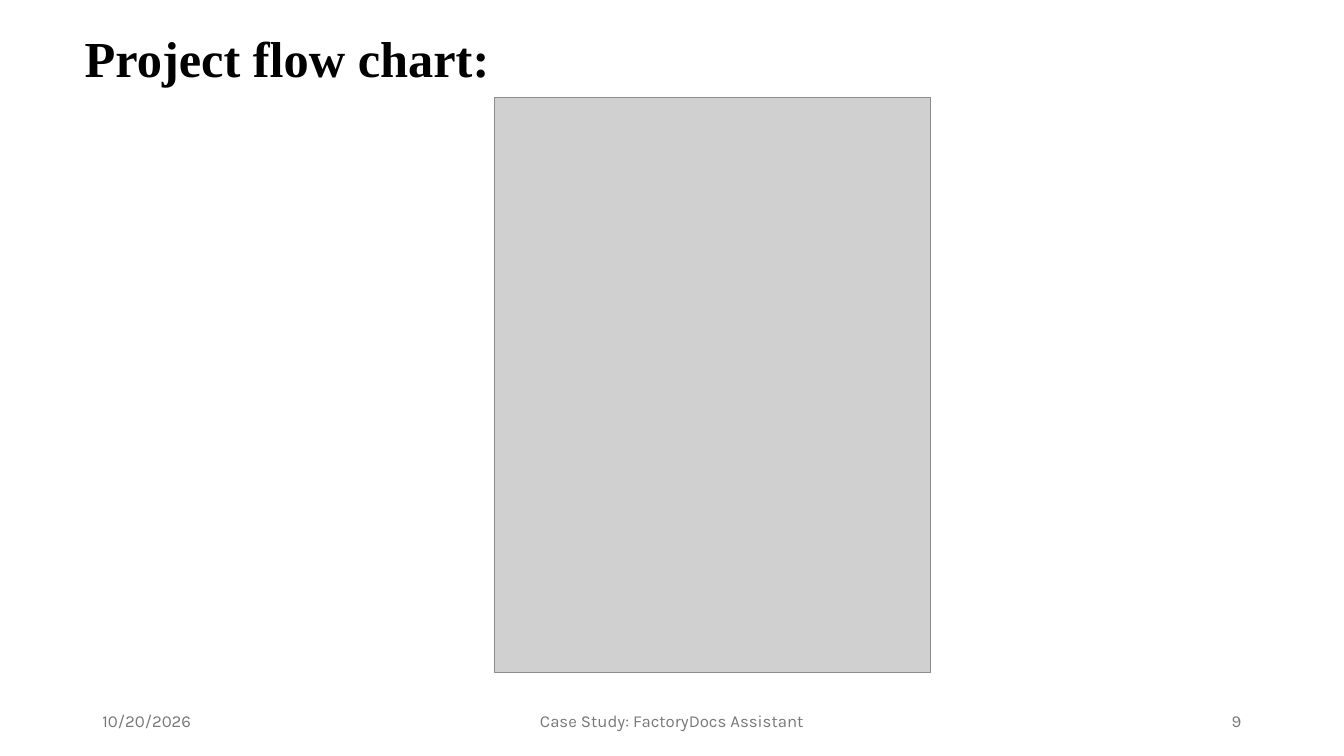
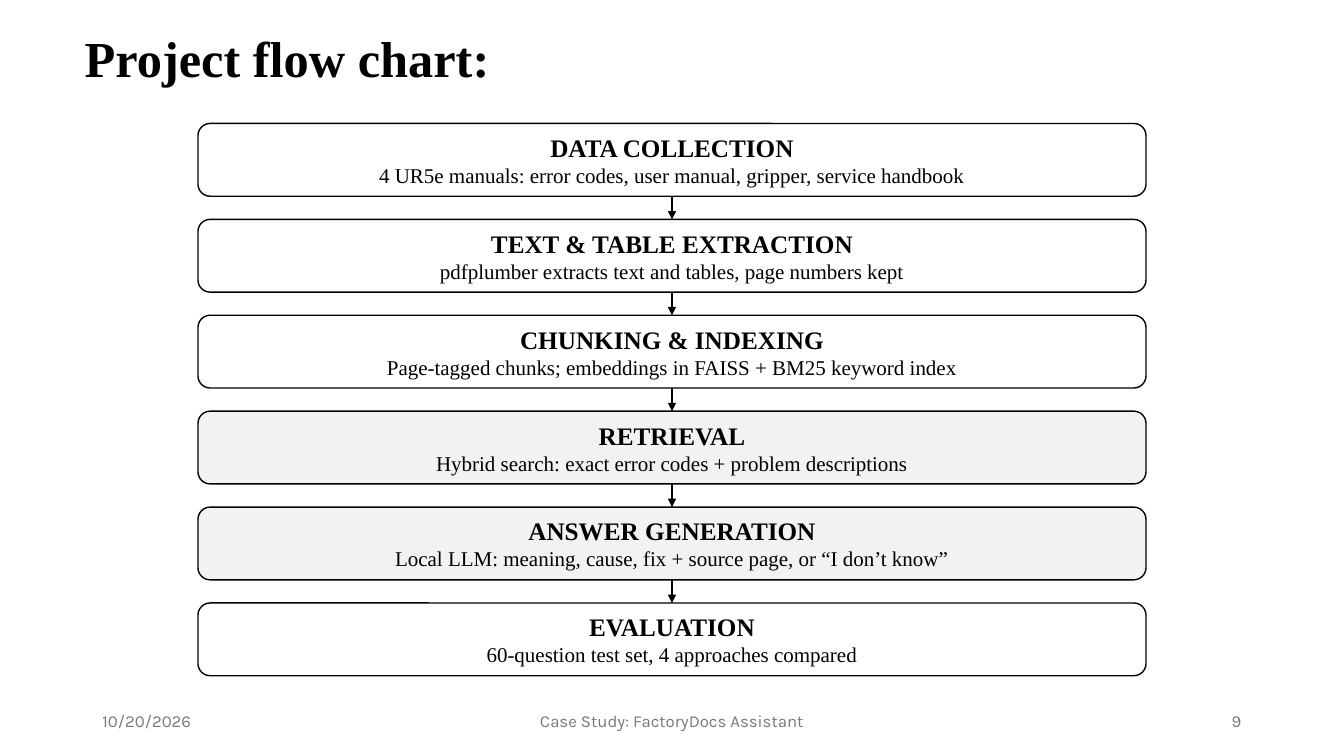
Before and after one commit to Shilpa-Golla/FactoryDocs-Assistant-A-Retrieval-Augmented-Chatbot-for-Production-and-Logistics-Manuals, a slide deck: slide 9 of FactoryDocs_Concept_Presentation.pptx. Drawn at 1344x756 pixels with LibreOffice and Linux fonts; fonts in the diff are those of the drawing; grey boxes stand for pictures. Boxes give left, top, right and bottom in pixels: in the first picture for what was removed or moved away, otherwise in the second. Text is boxed around its words. In the diff, an @@ line names an element or a change of style, - is before the commit and + after.

```diff
--- a/FactoryDocs_Concept_Presentation.pptx
+++ b/FactoryDocs_Concept_Presentation.pptx
@@ picture removed at <box>495,98,932,673</box> @@
@@ rounded rectangle added at <box>198,123,1146,196</box>, fill #FFFFFF, outline #000000 1 pt, 15 pt, text #000000 @@
+DATA COLLECTION
+4 UR5e manuals: error codes, user manual, gripper, service handbook
@@ arrow added from (673, 197) to (673, 220), #000000 1.75 pt @@
@@ rounded rectangle added at <box>198,220,1146,292</box>, fill #FFFFFF, outline #000000 1 pt, 15 pt, text #000000 @@
+TEXT & TABLE EXTRACTION
+pdfplumber extracts text and tables, page numbers kept
@@ arrow added from (673, 292) to (673, 316), #000000 1.75 pt @@
@@ rounded rectangle added at <box>198,316,1146,388</box>, fill #FFFFFF, outline #000000 1 pt, 15 pt, text #000000 @@
+CHUNKING & INDEXING
+Page-tagged chunks; embeddings in FAISS + BM25 keyword index
@@ arrow added from (673, 388) to (673, 411), #000000 1.75 pt @@
@@ rounded rectangle added at <box>198,411,1146,484</box>, fill #F2F2F2, outline #000000 1 pt, 15 pt, text #000000 @@
+RETRIEVAL
+Hybrid search: exact error codes + problem descriptions
@@ rounded rectangle added at <box>198,507,1146,580</box>, fill #F2F2F2, outline #000000 1 pt, 15 pt, text #000000 @@
+ANSWER GENERATION
+Local LLM: meaning, cause, fix + source page, or “I don’t know”
@@ arrow added from (673, 484) to (673, 507), #000000 1.75 pt @@
@@ arrow added from (673, 580) to (673, 603), #000000 1.75 pt @@
@@ rounded rectangle added at <box>198,603,1146,676</box>, fill #FFFFFF, outline #000000 1 pt, 15 pt, text #000000 @@
+EVALUATION
+60-question test set, 4 approaches compared
```
Also in this commit, not shown: 2 other slides changed.
